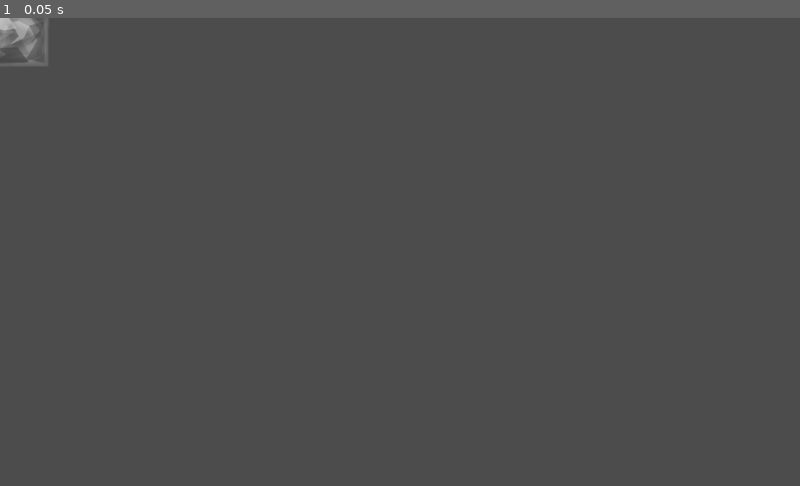
Above: before the commit, frame 1.
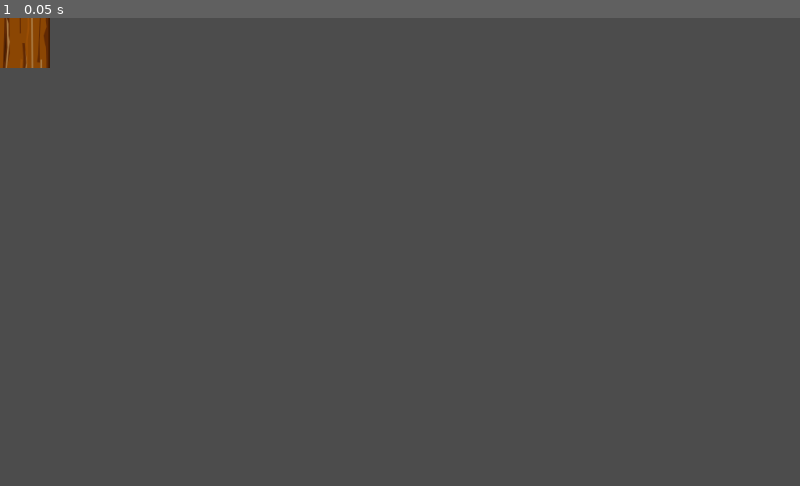
Above: after the commit, the same moment.

Repository: Boivin92/Turning-of-seasons
Game: Godot game, scene res://TileSet/TileSet.tscn
The game is run twice, just before and just after one commit, with the same random seed, the same clock (stepped at 60 frames per second) and the same inputs. The project has no main scene, so this scene is started directly.
Inputs:
- Up to frame 1 (0.05 s): no input

The runs differ from the first frame. In frame 1, 0.7% of the frame differs, in the area x 0-7%, y 0-11%.

Commit message:
Ajoute la bordure en bois

Diff:
--- a/Level/tileset.tres
+++ b/Level/tileset.tres
@@ -1,8 +1,59 @@
-[gd_resource type="TileSet" load_steps=3 format=2]
+[gd_resource type="TileSet" load_steps=20 format=2]
 
 [ext_resource path="res://TileSet/tilesheet.png" type="Texture" id=1]
 
 [sub_resource type="ConvexPolygonShape2D" id=1]
+points = PoolVector2Array( 64, -64, 64, 64, -64, 64, -64, -64 )
+
+[sub_resource type="ConvexPolygonShape2D" id=2]
+points = PoolVector2Array( 64, -64, 64, 64, -64, 64, -64, -64 )
+
+[sub_resource type="ConvexPolygonShape2D" id=3]
+points = PoolVector2Array( 64, -64, 64, 64, -64, 64, -64, -64 )
+
+[sub_resource type="ConvexPolygonShape2D" id=4]
+points = PoolVector2Array( 64, -64, 64, 64, -64, 64, -64, -64 )
+
+[sub_resource type="ConvexPolygonShape2D" id=5]
+points = PoolVector2Array( 64, -64, 64, 64, -64, 64, -64, -64 )
+
+[sub_resource type="ConvexPolygonShape2D" id=6]
+points = PoolVector2Array( 64, -64, 64, 64, -64, 64, -64, -64 )
+
+[sub_resource type="ConvexPolygonShape2D" id=7]
+points = PoolVector2Array( 64, -64, 64, 64, -64, 64, -64, -64 )
+
+[sub_resource type="ConvexPolygonShape2D" id=8]
+points = PoolVector2Array( 64, -64, 64, 64, -64, 64, -64, -64 )
+
+[sub_resource type="ConvexPolygonShape2D" id=9]
+points = PoolVector2Array( 64, -64, 64, 64, -64, 64, -64, -64 )
+
+[sub_resource type="ConvexPolygonShape2D" id=10]
+points = PoolVector2Array( 64, -64, 64, 64, -64, 64, -64, -64 )
+
+[sub_resource type="ConvexPolygonShape2D" id=11]
+points = PoolVector2Array( 64, -64, 64, 64, -64, 64, -64, -64 )
+
+[sub_resource type="ConvexPolygonShape2D" id=12]
+points = PoolVector2Array( 64, -64, 64, 64, -64, 64, -64, -64 )
+
+[sub_resource type="ConvexPolygonShape2D" id=13]
+points = PoolVector2Array( 64, -64, 64, 64, -64, 64, -64, -64 )
+
+[sub_resource type="ConvexPolygonShape2D" id=14]
+points = PoolVector2Array( 64, -64, 64, 64, -64, 64, -64, -64 )
+
+[sub_resource type="ConvexPolygonShape2D" id=15]
+points = PoolVector2Array( 64, -64, 64, 64, -64, 64, -64, -64 )
+
+[sub_resource type="ConvexPolygonShape2D" id=16]
+points = PoolVector2Array( 64, -64, 64, 64, -64, 64, -64, -64 )
+
+[sub_resource type="ConvexPolygonShape2D" id=17]
+points = PoolVector2Array( 64, -64, 64, 64, -64, 64, -64, -64 )
+
+[sub_resource type="ConvexPolygonShape2D" id=18]
 points = PoolVector2Array( 64, -64, 64, 64, -64, 64, -64, -64 )
 
 [resource]
@@ -22,3 +73,275 @@
 "shape_transform": Transform2D( 1, 0, 0, 1, 64, 64 )
 } ]
 0/z_index = 0
+1/name = "StoneSmooth"
+1/texture = ExtResource( 1 )
+1/tex_offset = Vector2( 0, 0 )
+1/modulate = Color( 1, 1, 1, 1 )
+1/region = Rect2( 128, 0, 128, 128 )
+1/tile_mode = 0
+1/occluder_offset = Vector2( 64, 64 )
+1/navigation_offset = Vector2( 64, 64 )
+1/shapes = [ {
+"autotile_coord": Vector2( 0, 0 ),
+"one_way": false,
+"one_way_margin": 1.0,
+"shape": SubResource( 2 ),
+"shape_transform": Transform2D( 1, 0, 0, 1, 64, 64 )
+} ]
+1/z_index = 0
+2/name = "FrameBottomLeft"
+2/texture = ExtResource( 1 )
+2/tex_offset = Vector2( 0, 0 )
+2/modulate = Color( 1, 1, 1, 1 )
+2/region = Rect2( 256, 0, 128, 128 )
+2/tile_mode = 0
+2/occluder_offset = Vector2( 64, 64 )
+2/navigation_offset = Vector2( 64, 64 )
+2/shapes = [ {
+"autotile_coord": Vector2( 0, 0 ),
+"one_way": false,
+"one_way_margin": 1.0,
+"shape": SubResource( 11 ),
+"shape_transform": Transform2D( 1, 0, 0, 1, 64, 64 )
+} ]
+2/z_index = 0
+3/name = "FrameBottomA"
+3/texture = ExtResource( 1 )
+3/tex_offset = Vector2( 0, 0 )
+3/modulate = Color( 1, 1, 1, 1 )
+3/region = Rect2( 384, 0, 128, 128 )
+3/tile_mode = 0
+3/occluder_offset = Vector2( 64, 64 )
+3/navigation_offset = Vector2( 64, 64 )
+3/shapes = [ {
+"autotile_coord": Vector2( 0, 0 ),
+"one_way": false,
+"one_way_margin": 1.0,
+"shape": SubResource( 12 ),
+"shape_transform": Transform2D( 1, 0, 0, 1, 64, 64 )
+} ]
+3/z_index = 0
+4/name = "FrameBottomB"
+4/texture = ExtResource( 1 )
+4/tex_offset = Vector2( 0, 0 )
+4/modulate = Color( 1, 1, 1, 1 )
+4/region = Rect2( 512, 0, 128, 128 )
+4/tile_mode = 0
+4/occluder_offset = Vector2( 64, 64 )
+4/navigation_offset = Vector2( 64, 64 )
+4/shapes = [ {
+"autotile_coord": Vector2( 0, 0 ),
+"one_way": false,
+"one_way_margin": 1.0,
+"shape": SubResource( 13 ),
+"shape_transform": Transform2D( 1, 0, 0, 1, 64, 64 )
+} ]
+4/z_index = 0
+5/name = "FrameBottomC"
+5/texture = ExtResource( 1 )
+5/tex_offset = Vector2( 0, 0 )
+5/modulate = Color( 1, 1, 1, 1 )
+5/region = Rect2( 640, 0, 128, 128 )
+5/tile_mode = 0
+5/occluder_offset = Vector2( 64, 64 )
+5/navigation_offset = Vector2( 64, 64 )
+5/shapes = [ {
+"autotile_coord": Vector2( 0, 0 ),
+"one_way": false,
+"one_way_margin": 1.0,
+"shape": SubResource( 14 ),
+"shape_transform": Transform2D( 1, 0, 0, 1, 64, 64 )
+} ]
+5/z_index = 0
+6/name = "FrameBottomRight"
+6/texture = ExtResource( 1 )
+6/tex_offset = Vector2( 0, 0 )
+6/modulate = Color( 1, 1, 1, 1 )
+6/region = Rect2( 768, 0, 128, 128 )
+6/tile_mode = 0
+6/occluder_offset = Vector2( 64, 64 )
+6/navigation_offset = Vector2( 64, 64 )
+6/shapes = [ {
+"autotile_coord": Vector2( 0, 0 ),
+"one_way": false,
+"one_way_margin": 1.0,
+"shape": SubResource( 15 ),
+"shape_transform": Transform2D( 1, 0, 0, 1, 64, 64 )
+} ]
+6/z_index = 0
+7/name = "FrameRightA"
+7/texture = ExtResource( 1 )
+7/tex_offset = Vector2( 0, 0 )
+7/modulate = Color( 1, 1, 1, 1 )
+7/region = Rect2( 896, 0, 128, 128 )
+7/tile_mode = 0
+7/occluder_offset = Vector2( 64, 64 )
+7/navigation_offset = Vector2( 64, 64 )
+7/shapes = [ {
+"autotile_coord": Vector2( 0, 0 ),
+"one_way": false,
+"one_way_margin": 1.0,
+"shape": SubResource( 16 ),
+"shape_transform": Transform2D( 1, 0, 0, 1, 64, 64 )
+} ]
+7/z_index = 0
+8/name = "FrameRightB"
+8/texture = ExtResource( 1 )
+8/tex_offset = Vector2( 0, 0 )
+8/modulate = Color( 1, 1, 1, 1 )
+8/region = Rect2( 1024, 0, 128, 128 )
+8/tile_mode = 0
+8/occluder_offset = Vector2( 64, 64 )
+8/navigation_offset = Vector2( 64, 64 )
+8/shapes = [ {
+"autotile_coord": Vector2( 0, 0 ),
+"one_way": false,
+"one_way_margin": 1.0,
+"shape": SubResource( 17 ),
+"shape_transform": Transform2D( 1, 0, 0, 1, 64, 64 )
+} ]
+8/z_index = 0
+9/name = "FrameRightC"
+9/texture = ExtResource( 1 )
+9/tex_offset = Vector2( 0, 0 )
+9/modulate = Color( 1, 1, 1, 1 )
+9/region = Rect2( 1152, 0, 128, 128 )
+9/tile_mode = 0
+9/occluder_offset = Vector2( 64, 64 )
+9/navigation_offset = Vector2( 64, 64 )
+9/shapes = [ {
+"autotile_coord": Vector2( 0, 0 ),
+"one_way": false,
+"one_way_margin": 1.0,
+"shape": SubResource( 18 ),
+"shape_transform": Transform2D( 1, 0, 0, 1, 64, 64 )
+} ]
+9/z_index = 0
+10/name = "FrameTopRight"
+10/texture = ExtResource( 1 )
+10/tex_offset = Vector2( 0, 0 )
+10/modulate = Color( 1, 1, 1, 1 )
+10/region = Rect2( 1280, 0, 128, 128 )
+10/tile_mode = 0
+10/occluder_offset = Vector2( 64, 64 )
+10/navigation_offset = Vector2( 64, 64 )
+10/shapes = [ {
+"autotile_coord": Vector2( 0, 0 ),
+"one_way": false,
+"one_way_margin": 1.0,
+"shape": SubResource( 3 ),
+"shape_transform": Transform2D( 1, 0, 0, 1, 64, 64 )
+} ]
+10/z_index = 0
+11/name = "FrameTopA"
+11/texture = ExtResource( 1 )
+11/tex_offset = Vector2( 0, 0 )
+11/modulate = Color( 1, 1, 1, 1 )
+11/region = Rect2( 1408, 0, 128, 128 )
+11/tile_mode = 0
+11/occluder_offset = Vector2( 64, 64 )
+11/navigation_offset = Vector2( 64, 64 )
+11/shapes = [ {
+"autotile_coord": Vector2( 0, 0 ),
+"one_way": false,
+"one_way_margin": 1.0,
+"shape": SubResource( 4 ),
+"shape_transform": Transform2D( 1, 0, 0, 1, 64, 64 )
+} ]
+11/z_index = 0
+12/name = "FrameTopB"
+12/texture = ExtResource( 1 )
+12/tex_offset = Vector2( 0, 0 )
+12/modulate = Color( 1, 1, 1, 1 )
+12/region = Rect2( 1536, 0, 128, 128 )
+12/tile_mode = 0
+12/occluder_offset = Vector2( 64, 64 )
+12/navigation_offset = Vector2( 64, 64 )
+12/shapes = [ {
+"autotile_coord": Vector2( 0, 0 ),
+"one_way": false,
+"one_way_margin": 1.0,
+"shape": SubResource( 5 ),
+"shape_transform": Transform2D( 1, 0, 0, 1, 64, 64 )
+} ]
+12/z_index = 0
+13/name = "FrameTopC"
+13/texture = ExtResource( 1 )
+13/tex_offset = Vector2( 0, 0 )
+13/modulate = Color( 1, 1, 1, 1 )
+13/region = Rect2( 1664, 0, 128, 128 )
+13/tile_mode = 0
+13/occluder_offset = Vector2( 64, 64 )
+13/navigation_offset = Vector2( 64, 64 )
+13/shapes = [ {
+"autotile_coord": Vector2( 0, 0 ),
+"one_way": false,
+"one_way_margin": 1.0,
+"shape": SubResource( 6 ),
+"shape_transform": Transform2D( 1, 0, 0, 1, 64, 64 )
+} ]
+13/z_index = 0
+14/name = "FrameTopLeft"
+14/texture = ExtResource( 1 )
+14/tex_offset = Vector2( 0, 0 )
+14/modulate = Color( 1, 1, 1, 1 )
+14/region = Rect2( 1792, 0, 128, 128 )
+14/tile_mode = 0
+14/occluder_offset = Vector2( 64, 64 )
+14/navigation_offset = Vector2( 64, 64 )
+14/shapes = [ {
+"autotile_coord": Vector2( 0, 0 ),
+"one_way": false,
+"one_way_margin": 1.0,
+"shape": SubResource( 7 ),
+"shape_transform": Transform2D( 1, 0, 0, 1, 64, 64 )
+} ]
+14/z_index = 0
+15/name = "FrameLeftA"
+15/texture = ExtResource( 1 )
+15/tex_offset = Vector2( 0, 0 )
+15/modulate = Color( 1, 1, 1, 1 )
+15/region = Rect2( 1920, 0, 128, 128 )
+15/tile_mode = 0
+15/occluder_offset = Vector2( 64, 64 )
+15/navigation_offset = Vector2( 64, 64 )
+15/shapes = [ {
+"autotile_coord": Vector2( 0, 0 ),
+"one_way": false,
+"one_way_margin": 1.0,
+"shape": SubResource( 8 ),
+"shape_transform": Transform2D( 1, 0, 0, 1, 64, 64 )
+} ]
+15/z_index = 0
+16/name = "FrameLeftB"
+16/texture = ExtResource( 1 )
+16/tex_offset = Vector2( 0, 0 )
+16/modulate = Color( 1, 1, 1, 1 )
+16/region = Rect2( 2048, 0, 128, 128 )
+16/tile_mode = 0
+16/occluder_offset = Vector2( 64, 64 )
+16/navigation_offset = Vector2( 64, 64 )
+16/shapes = [ {
+"autotile_coord": Vector2( 0, 0 ),
+"one_way": false,
+"one_way_margin": 1.0,
+"shape": SubResource( 9 ),
+"shape_transform": Transform2D( 1, 0, 0, 1, 64, 64 )
+} ]
+16/z_index = 0
+17/name = "FrameLeftC"
+17/texture = ExtResource( 1 )
+17/tex_offset = Vector2( 0, 0 )
+17/modulate = Color( 1, 1, 1, 1 )
+17/region = Rect2( 2176, 0, 128, 128 )
+17/tile_mode = 0
+17/occluder_offset = Vector2( 64, 64 )
+17/navigation_offset = Vector2( 64, 64 )
+17/shapes = [ {
+"autotile_coord": Vector2( 0, 0 ),
+"one_way": false,
+"one_way_margin": 1.0,
+"shape": SubResource( 10 ),
+"shape_transform": Transform2D( 1, 0, 0, 1, 64, 64 )
+} ]
+17/z_index = 0
--- a/TileSet/TileSet.tscn
+++ b/TileSet/TileSet.tscn
@@ -2,16 +2,256 @@
 
 [ext_resource path="res://TileSet/tilesheet.png" type="Texture" id=1]
 
-
 [node name="TileSet" type="Node2D"]
 
 [node name="StoneWall" type="Sprite" parent="."]
+editor/display_folded = true
 texture = ExtResource( 1 )
 region_enabled = true
 region_rect = Rect2( 0, 0, 128, 128 )
 region_filter_clip = true
 
 [node name="StaticBody2D" type="StaticBody2D" parent="StoneWall"]
+collision_layer = 2
+collision_mask = 0
 
 [node name="CollisionPolygon2D" type="CollisionPolygon2D" parent="StoneWall/StaticBody2D"]
 polygon = PoolVector2Array( 64, -64, 64, 64, -64, 64, -64, -64 )
+
+[node name="StoneSmooth" type="Sprite" parent="."]
+editor/display_folded = true
+texture = ExtResource( 1 )
+region_enabled = true
+region_rect = Rect2( 128, 0, 128, 128 )
+region_filter_clip = true
+
+[node name="StaticBody2D" type="StaticBody2D" parent="StoneSmooth"]
+collision_layer = 2
+collision_mask = 0
+
+[node name="CollisionPolygon2D" type="CollisionPolygon2D" parent="StoneSmooth/StaticBody2D"]
+polygon = PoolVector2Array( 64, -64, 64, 64, -64, 64, -64, -64 )
+
+[node name="FrameBottomLeft" type="Sprite" parent="."]
+editor/display_folded = true
+texture = ExtResource( 1 )
+region_enabled = true
+region_rect = Rect2( 256, 0, 128, 128 )
+region_filter_clip = true
+
+[node name="StaticBody2D" type="StaticBody2D" parent="FrameBottomLeft"]
+collision_layer = 2
+collision_mask = 0
+
+[node name="CollisionPolygon2D" type="CollisionPolygon2D" parent="FrameBottomLeft/StaticBody2D"]
+polygon = PoolVector2Array( 64, -64, 64, 64, -64, 64, -64, -64 )
+
+[node name="FrameBottomA" type="Sprite" parent="."]
+editor/display_folded = true
+texture = ExtResource( 1 )
+region_enabled = true
+region_rect = Rect2( 384, 0, 128, 128 )
+region_filter_clip = true
+
+[node name="StaticBody2D" type="StaticBody2D" parent="FrameBottomA"]
+collision_layer = 2
+collision_mask = 0
+
+[node name="CollisionPolygon2D" type="CollisionPolygon2D" parent="FrameBottomA/StaticBody2D"]
+polygon = PoolVector2Array( 64, -64, 64, 64, -64, 64, -64, -64 )
+
+[node name="FrameBottomB" type="Sprite" parent="."]
+editor/display_folded = true
+texture = ExtResource( 1 )
+region_enabled = true
+region_rect = Rect2( 512, 0, 128, 128 )
+region_filter_clip = true
+
+[node name="StaticBody2D" type="StaticBody2D" parent="FrameBottomB"]
+collision_layer = 2
+collision_mask = 0
+
+[node name="CollisionPolygon2D" type="CollisionPolygon2D" parent="FrameBottomB/StaticBody2D"]
+polygon = PoolVector2Array( 64, -64, 64, 64, -64, 64, -64, -64 )
+
+[node name="FrameBottomC" type="Sprite" parent="."]
+editor/display_folded = true
+texture = ExtResource( 1 )
+region_enabled = true
+region_rect = Rect2( 640, 0, 128, 128 )
+region_filter_clip = true
+
+[node name="StaticBody2D" type="StaticBody2D" parent="FrameBottomC"]
+collision_layer = 2
+collision_mask = 0
+
+[node name="CollisionPolygon2D" type="CollisionPolygon2D" parent="FrameBottomC/StaticBody2D"]
+polygon = PoolVector2Array( 64, -64, 64, 64, -64, 64, -64, -64 )
+
+[node name="FrameBottomRight" type="Sprite" parent="."]
+editor/display_folded = true
+texture = ExtResource( 1 )
+region_enabled = true
+region_rect = Rect2( 768, 0, 128, 128 )
+region_filter_clip = true
+
+[node name="StaticBody2D" type="StaticBody2D" parent="FrameBottomRight"]
+collision_layer = 2
+collision_mask = 0
+
+[node name="CollisionPolygon2D" type="CollisionPolygon2D" parent="FrameBottomRight/StaticBody2D"]
+polygon = PoolVector2Array( 64, -64, 64, 64, -64, 64, -64, -64 )
+
+[node name="FrameRightA" type="Sprite" parent="."]
+editor/display_folded = true
+texture = ExtResource( 1 )
+region_enabled = true
+region_rect = Rect2( 896, 0, 128, 128 )
+region_filter_clip = true
+
+[node name="StaticBody2D" type="StaticBody2D" parent="FrameRightA"]
+collision_layer = 2
+collision_mask = 0
+
+[node name="CollisionPolygon2D" type="CollisionPolygon2D" parent="FrameRightA/StaticBody2D"]
+polygon = PoolVector2Array( 64, -64, 64, 64, -64, 64, -64, -64 )
+
+[node name="FrameRightB" type="Sprite" parent="."]
+editor/display_folded = true
+texture = ExtResource( 1 )
+region_enabled = true
+region_rect = Rect2( 1024, 0, 128, 128 )
+region_filter_clip = true
+
+[node name="StaticBody2D" type="StaticBody2D" parent="FrameRightB"]
+collision_layer = 2
+collision_mask = 0
+
+[node name="CollisionPolygon2D" type="CollisionPolygon2D" parent="FrameRightB/StaticBody2D"]
+polygon = PoolVector2Array( 64, -64, 64, 64, -64, 64, -64, -64 )
+
+[node name="FrameRightC" type="Sprite" parent="."]
+editor/display_folded = true
+texture = ExtResource( 1 )
+region_enabled = true
+region_rect = Rect2( 1152, 0, 128, 128 )
+region_filter_clip = true
+
+[node name="StaticBody2D" type="StaticBody2D" parent="FrameRightC"]
+collision_layer = 2
+collision_mask = 0
+
+[node name="CollisionPolygon2D" type="CollisionPolygon2D" parent="FrameRightC/StaticBody2D"]
+polygon = PoolVector2Array( 64, -64, 64, 64, -64, 64, -64, -64 )
+
+[node name="FrameTopRight" type="Sprite" parent="."]
+editor/display_folded = true
+texture = ExtResource( 1 )
+region_enabled = true
+region_rect = Rect2( 1280, 0, 128, 128 )
+region_filter_clip = true
+
+[node name="StaticBody2D" type="StaticBody2D" parent="FrameTopRight"]
+collision_layer = 2
+collision_mask = 0
+
+[node name="CollisionPolygon2D" type="CollisionPolygon2D" parent="FrameTopRight/StaticBody2D"]
+polygon = PoolVector2Array( 64, -64, 64, 64, -64, 64, -64, -64 )
+
+[node name="FrameTopA" type="Sprite" parent="."]
+editor/display_folded = true
+texture = ExtResource( 1 )
+region_enabled = true
+region_rect = Rect2( 1408, 0, 128, 128 )
+region_filter_clip = true
+
+[node name="StaticBody2D" type="StaticBody2D" parent="FrameTopA"]
+collision_layer = 2
+collision_mask = 0
+
+[node name="CollisionPolygon2D" type="CollisionPolygon2D" parent="FrameTopA/StaticBody2D"]
+polygon = PoolVector2Array( 64, -64, 64, 64, -64, 64, -64, -64 )
+
+[node name="FrameTopB" type="Sprite" parent="."]
+editor/display_folded = true
+texture = ExtResource( 1 )
+region_enabled = true
+region_rect = Rect2( 1536, 0, 128, 128 )
+region_filter_clip = true
+
+[node name="StaticBody2D" type="StaticBody2D" parent="FrameTopB"]
+collision_layer = 2
+collision_mask = 0
+
+[node name="CollisionPolygon2D" type="CollisionPolygon2D" parent="FrameTopB/StaticBody2D"]
+polygon = PoolVector2Array( 64, -64, 64, 64, -64, 64, -64, -64 )
+
+[node name="FrameTopC" type="Sprite" parent="."]
+editor/display_folded = true
+texture = ExtResource( 1 )
+region_enabled = true
+region_rect = Rect2( 1664, 0, 128, 128 )
+region_filter_clip = true
+
+[node name="StaticBody2D" type="StaticBody2D" parent="FrameTopC"]
+collision_layer = 2
+collision_mask = 0
+
+[node name="CollisionPolygon2D" type="CollisionPolygon2D" parent="FrameTopC/StaticBody2D"]
+polygon = PoolVector2Array( 64, -64, 64, 64, -64, 64, -64, -64 )
+
+[node name="FrameTopLeft" type="Sprite" parent="."]
+editor/display_folded = true
+texture = ExtResource( 1 )
+region_enabled = true
+region_rect = Rect2( 1792, 0, 128, 128 )
+region_filter_clip = true
+
+[node name="StaticBody2D" type="StaticBody2D" parent="FrameTopLeft"]
+collision_layer = 2
+collision_mask = 0
+
+[node name="CollisionPolygon2D" type="CollisionPolygon2D" parent="FrameTopLeft/StaticBody2D"]
+polygon = PoolVector2Array( 64, -64, 64, 64, -64, 64, -64, -64 )
+
+[node name="FrameLeftA" type="Sprite" parent="."]
+editor/display_folded = true
+texture = ExtResource( 1 )
+region_enabled = true
+region_rect = Rect2( 1920, 0, 128, 128 )
+region_filter_clip = true
+
+[node name="StaticBody2D" type="StaticBody2D" parent="FrameLeftA"]
+collision_layer = 2
+collision_mask = 0
+
+[node name="CollisionPolygon2D" type="CollisionPolygon2D" parent="FrameLeftA/StaticBody2D"]
+polygon = PoolVector2Array( 64, -64, 64, 64, -64, 64, -64, -64 )
+
+[node name="FrameLeftB" type="Sprite" parent="."]
+editor/display_folded = true
+texture = ExtResource( 1 )
+region_enabled = true
+region_rect = Rect2( 2048, 0, 128, 128 )
+region_filter_clip = true
+
+[node name="StaticBody2D" type="StaticBody2D" parent="FrameLeftB"]
+collision_layer = 2
+collision_mask = 0
+
+[node name="CollisionPolygon2D" type="CollisionPolygon2D" parent="FrameLeftB/StaticBody2D"]
+polygon = PoolVector2Array( 64, -64, 64, 64, -64, 64, -64, -64 )
+
+[node name="FrameLeftC" type="Sprite" parent="."]
+editor/display_folded = true
+texture = ExtResource( 1 )
+region_enabled = true
+region_rect = Rect2( 2176, 0, 128, 128 )
+region_filter_clip = true
+
+[node name="StaticBody2D" type="StaticBody2D" parent="FrameLeftC"]
+collision_layer = 2
+collision_mask = 0
+
+[node name="CollisionPolygon2D" type="CollisionPolygon2D" parent="FrameLeftC/StaticBody2D"]
+polygon = PoolVector2Array( 64, -64, 64, 64, -64, 64, -64, -64 )
Not shown, removed: Art/assets/bloc_roche_1.png.import
Binary file changed: TileSet/tilesheet.png
